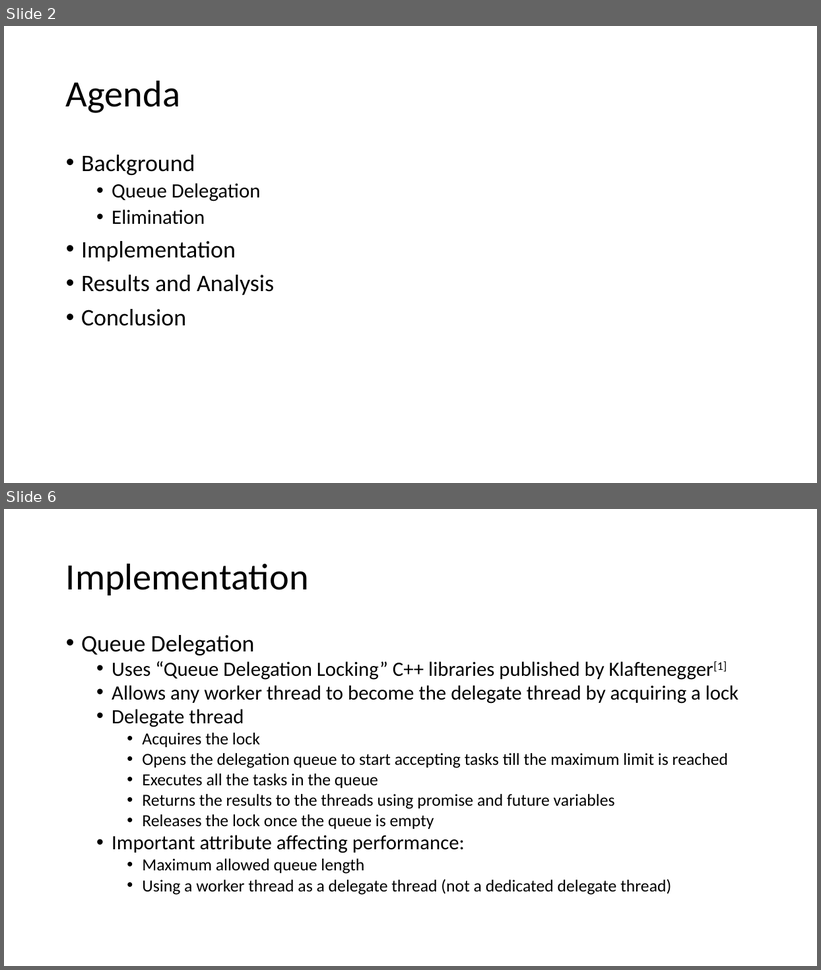
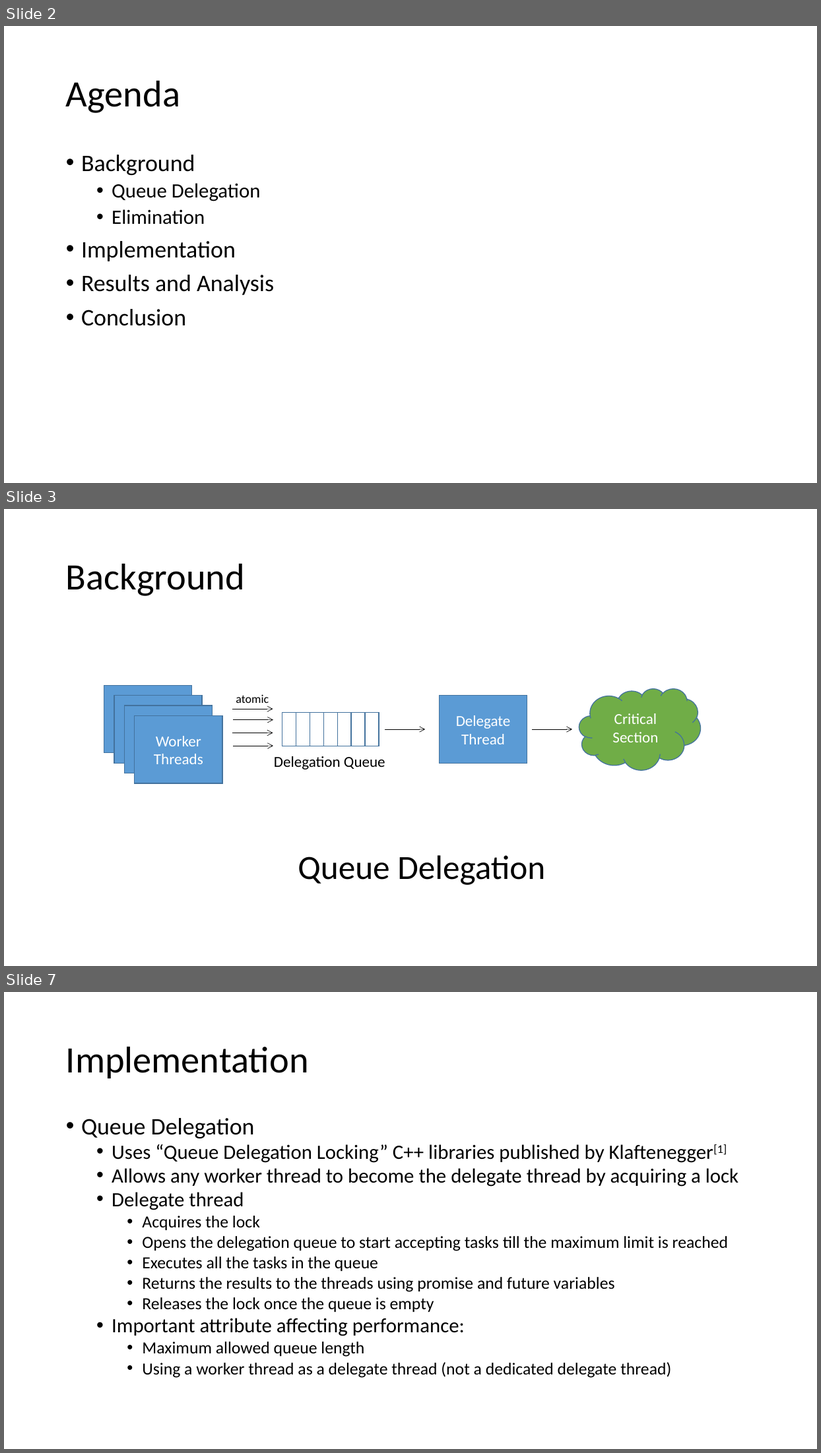
Before and after one commit to echoukse/MulticoreProject, a slide deck: report/Shared Stack Implementation and Analysis Using Queue Delegation.pptx. Shown one above the other, each under a label of ours: slides 2 and 6 before the commit, slides 2, 3 and 7 after it; the slides between them are not shown. The pictures are 821x970 and 821x1453 pixels, drawn with LibreOffice and Linux fonts; fonts in the diff are those of the drawing. Boxes give left, top, right and bottom in pixels: in the first picture for what was removed or moved away, otherwise in the second. Text is boxed around its words. In the diff, an @@ line names an element or a change of style, - is before the commit and + after.

```diff
--- a/report/Shared Stack Implementation and Analysis Using Queue Delegation.pptx
+++ b/report/Shared Stack Implementation and Analysis Using Queue Delegation.pptx
@@ slide 3 added at box(4, 509, 817, 966), background #FFFFFF @@
@@ title added at box(66, 563, 245, 596), 44 pt, text #000000 @@
+Background
@@ rectangle added at box(104, 685, 192, 753), fill #5B9BD5, outline #43739E 1 pt @@
@@ rectangle added at box(114, 696, 202, 763), fill #5B9BD5, outline #43739E 1 pt @@
@@ rectangle added at box(124, 706, 212, 774), fill #5B9BD5, outline #43739E 1 pt @@
@@ text added at box(236, 694, 269, 707), 14 pt, text #000000 @@
+atomic
@@ rectangle added at box(440, 696, 527, 763), fill #5B9BD5, outline #43739E 1 pt, 18 pt, text #FFFFFF @@
+Delegate
+Thread
@@ cloud added at box(580, 689, 700, 770), fill #70AD47, outline #43739E 1 pt, 18 pt, text #FFFFFF @@
+Critical
+Section
@@ rectangle added at box(135, 716, 222, 784), fill #5B9BD5, outline #43739E 1 pt, 18 pt, text #FFFFFF @@
+Worker
+Threads
@@ arrow added from (233, 720) to (274, 720), #000000 0.5 pt @@
@@ arrow added from (233, 709) to (273, 709), #000000 0.5 pt @@
@@ group added at box(282, 713, 379, 747): 7 rectangles @@
@@ arrow added from (233, 733) to (273, 733), #000000 0.5 pt @@
@@ arrow added from (385, 730) to (426, 730), #000000 0.5 pt @@
@@ arrow added from (532, 730) to (572, 730), #000000 0.5 pt @@
@@ arrow added from (233, 747) to (274, 747), #000000 0.5 pt @@
@@ text added at box(274, 757, 385, 770), 18 pt, text #000000 @@
+Delegation Queue
@@ text added at box(298, 855, 545, 885), 40 pt, text #000000 @@
+Queue Delegation
@@ what was slide 6 is now slide 7 @@
```
Also in this commit, not shown: 4 slides changed, 1 other slide added.
